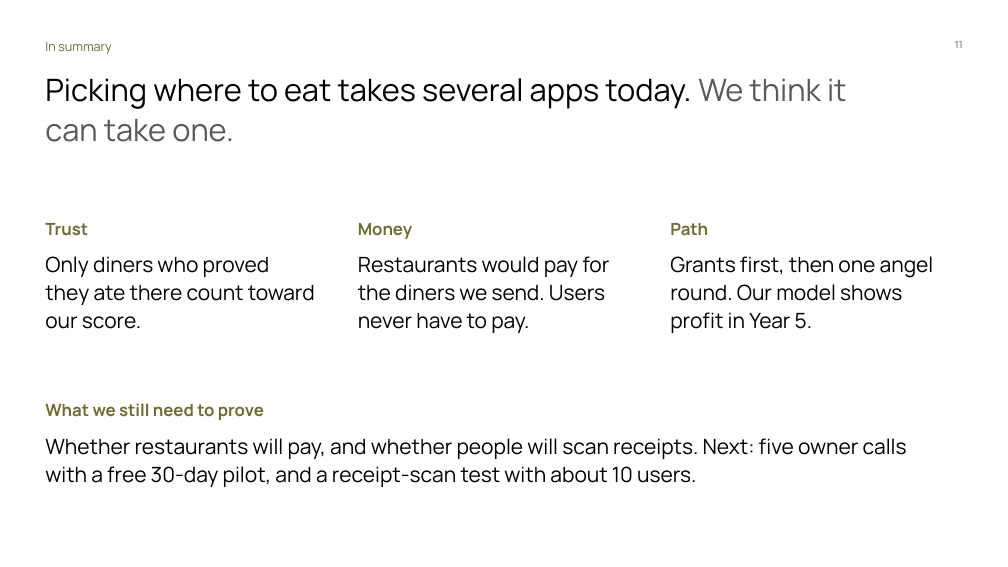
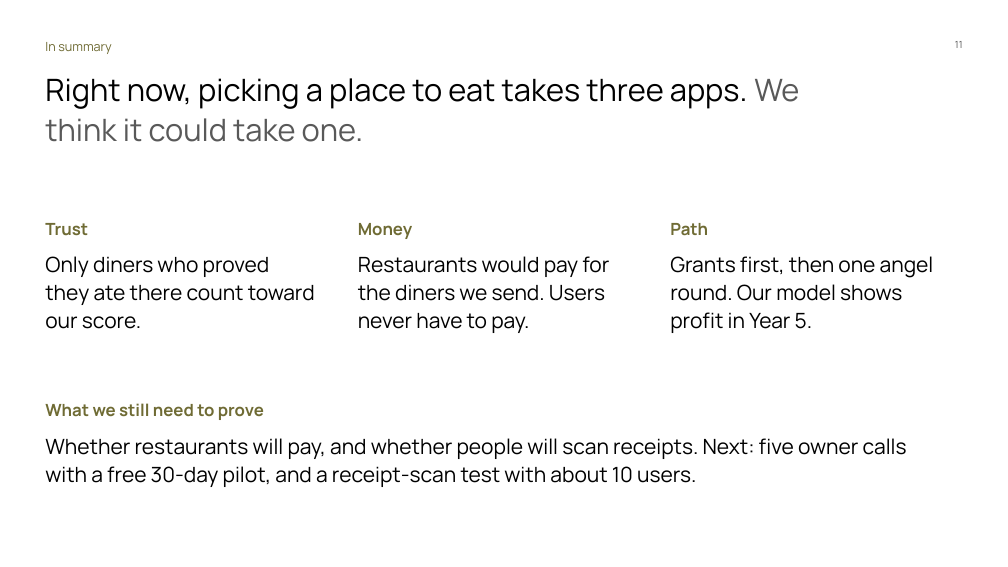
Before and after one commit to Dinguusto/Alex-s-workout-app, a slide deck: slide 11 of ENTR_4501_Gate_2_deck_readable.pptx. Drawn at 1008x567 pixels with LibreOffice and Linux fonts; fonts in the diff are those of the drawing. Boxes give left, top, right and bottom in pixels: in the first picture for what was removed or moved away, otherwise in the second. Text is boxed around its words. In the diff, an @@ line names an element or a change of style, - is before the commit and + after.

```diff
--- a/ENTR_4501_Gate_2_deck_readable.pptx
+++ b/ENTR_4501_Gate_2_deck_readable.pptx
@@ text at [45, 78, 799, 142]: text changed @@
-Picking where to eat takes several apps today. We think it can take one.
+Right now, picking a place to eat takes three apps. We think it could take one.
```
Also in this commit, not shown: 8 other slides changed.
